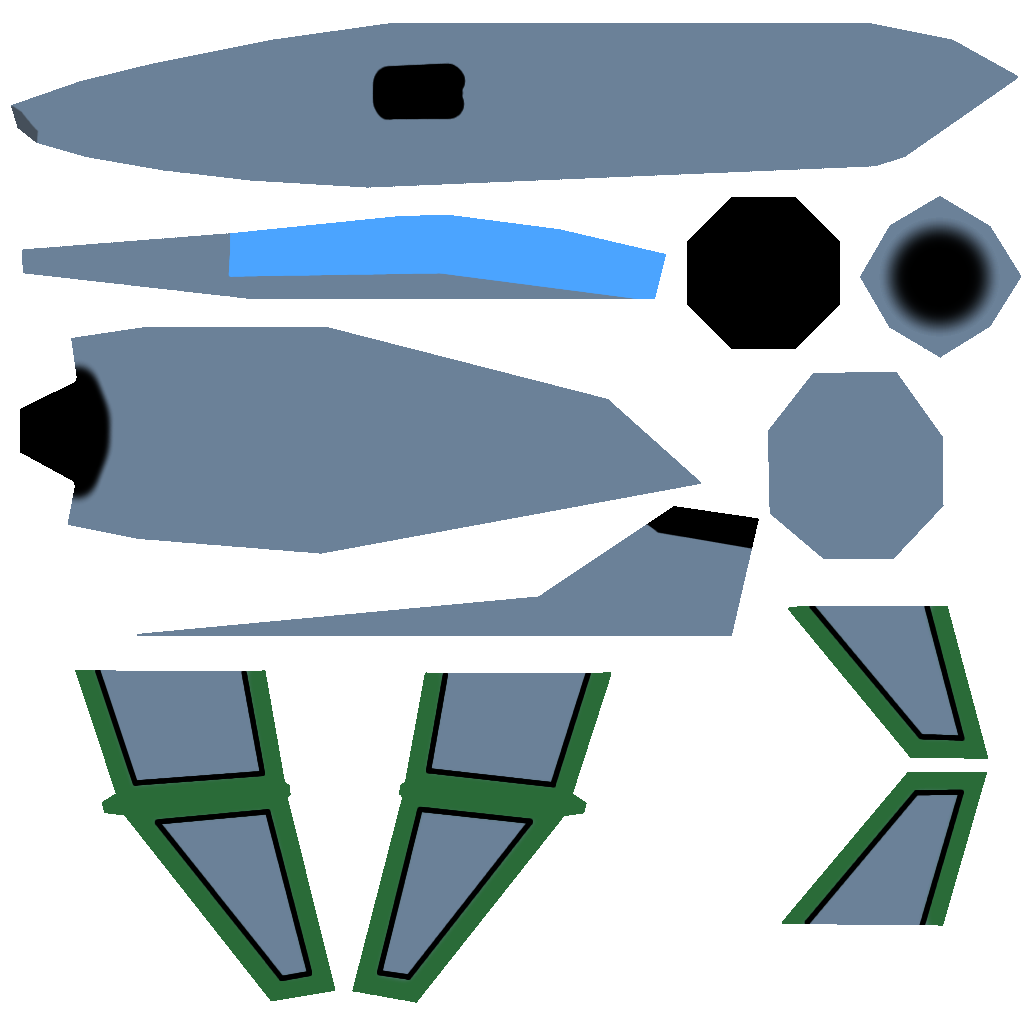
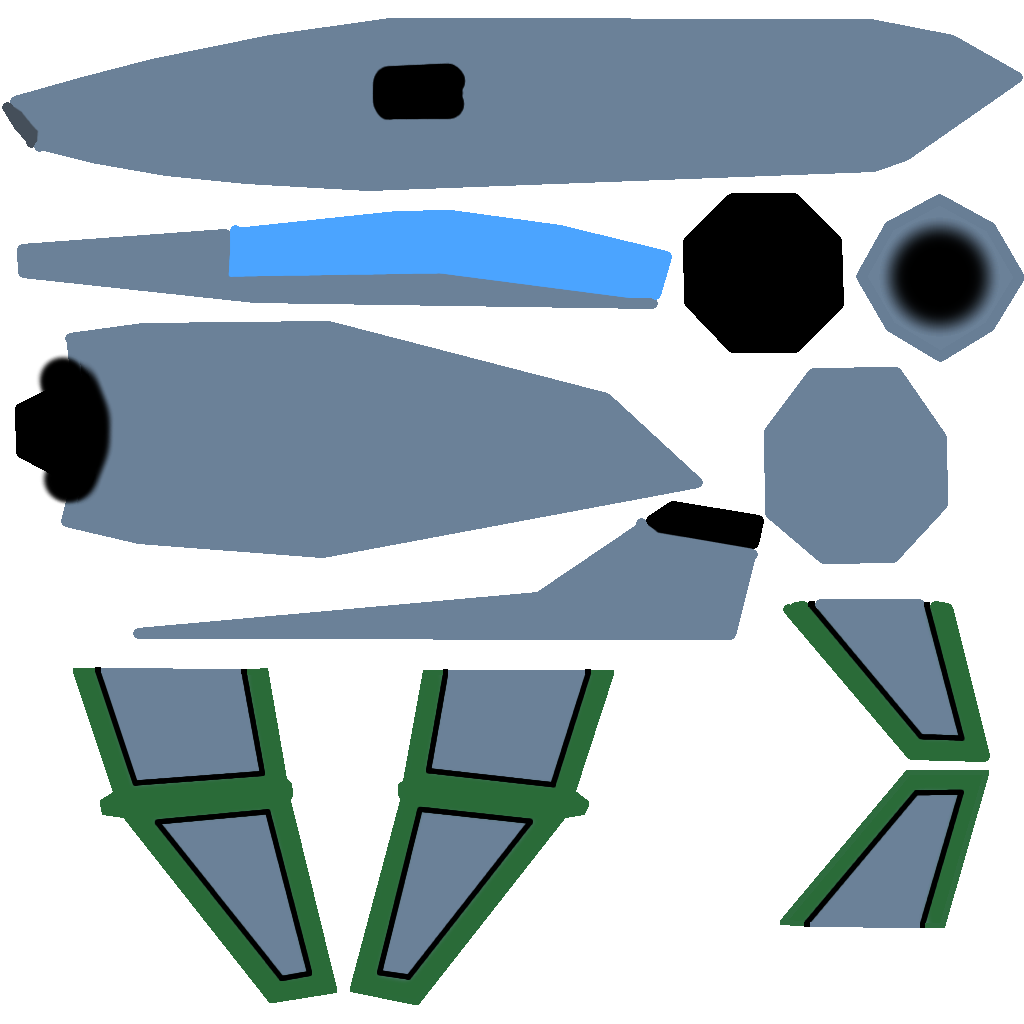
Comparing the layer stacks of the two 1024 x 1024 images. Changes:
painted on "Layer" over 2, 18, 1024, 1005
